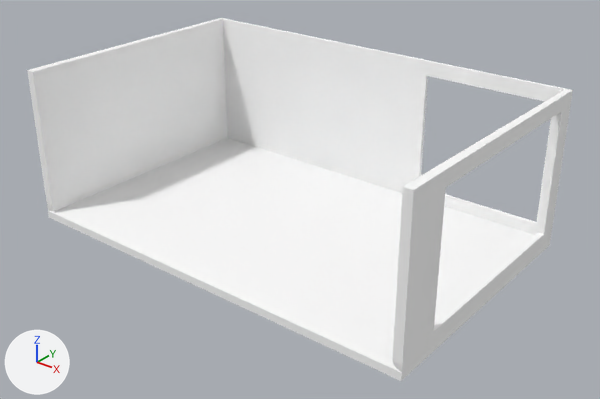
Before and after pictures for a commit that changed the glTF model public/models/room/room.gltf.
Rendered twice from a 50 mm camera at (8.79, -10.77, 7.4) aimed at (0.29, -0.15, 0.82). The axes (+X, +Y, +Z) are drawn at lower left. The lights are the same throughout. Where no turn or scale is listed for an object, it has been applied to the vertices.

The scene before the commit, as lines of its bpy script (objects in view):
```python
me_plane_002 = bpy.data.meshes.new('Plane.002')
me_plane_002.from_pydata(...)  # 53 vertices, 112 faces; spans x -4.09..4.01, y -2.52..2.52, z 0.0..2.97
# faces by material slot: [108, 4]
me_plane_002.materials.append(mat_material_007)
me_plane_002.materials.append(mat_material)
ob_room = bpy.data.objects.new('Room', me_plane_002)
ob_room.location = (0.0, 0.0, 0.0)
```
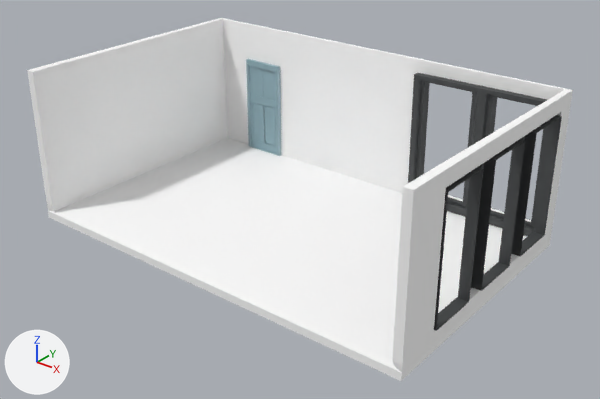
Commit message: add door and windows

Pixel boxes [x1, y1, x2, y2] of what changed, in the pictures (600 x 399 px):
'Window', added
    after: [408, 73, 562, 331]
'Door', added (cyan)
    after: [246, 59, 281, 156]

Patch to the scene script:
```diff
--- a/public/models/room/room.gltf.py
+++ b/public/models/room/room.gltf.py
@@ mat_material_015 @@
+mat_material_015 = principled_material('Material.015')
+mat_material_015.base_color = (0.101, 0.106, 0.109)  # dark grey #595c5d
+mat_material_015.metallic = 0.744
+mat_material_015.roughness = 0.679
@@ mat_material_075 @@
+mat_material_075 = principled_material('Material.075')
+mat_material_075.base_color = (0.279, 0.429, 0.485)  # cyan #90afb9
+mat_material_075.roughness = 0.395
+mat_material_075.anisotropic = 0.373
@@ me_cube @@
+me_cube.from_pydata(...)  # 122 vertices, 212 faces; spans x -2.79..0.17, y -2.09..2.29, z -1.34..1.24
+me_cube.materials.append(mat_material_015)  # dark grey #595c5d
@@ me_cube_029 @@
+me_cube_029.from_pydata(...)  # 102 vertices, 200 faces; spans x -0.1..0.1, y -0.1..0.1, z -0.1..0.1
+me_cube_029.materials.append(mat_material_075)  # cyan #90afb9
@@ ob_window @@
+ob_window = bpy.data.objects.new('Window', me_cube)
+ob_window.location = (3.86, 0.25, 1.5)
@@ ob_door @@
+ob_door = bpy.data.objects.new('Door', me_cube_029)
+ob_door.location = (-2.79, 2.42, 1.13)
+ob_door.rotation_euler = (0.0, 0.0, 3.128)  # degrees (0, 0, 179)
+ob_door.scale = (-4.63, -0.417, -10.7)
```
